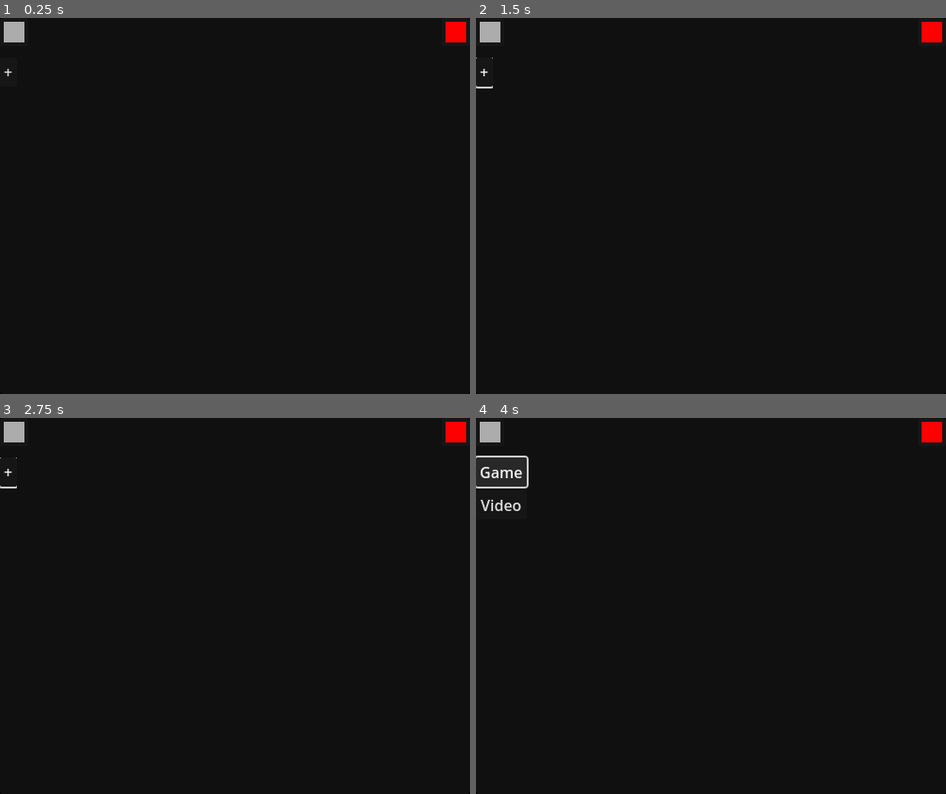
Above: before the commit, frames 1-4 (two rows, left to right).
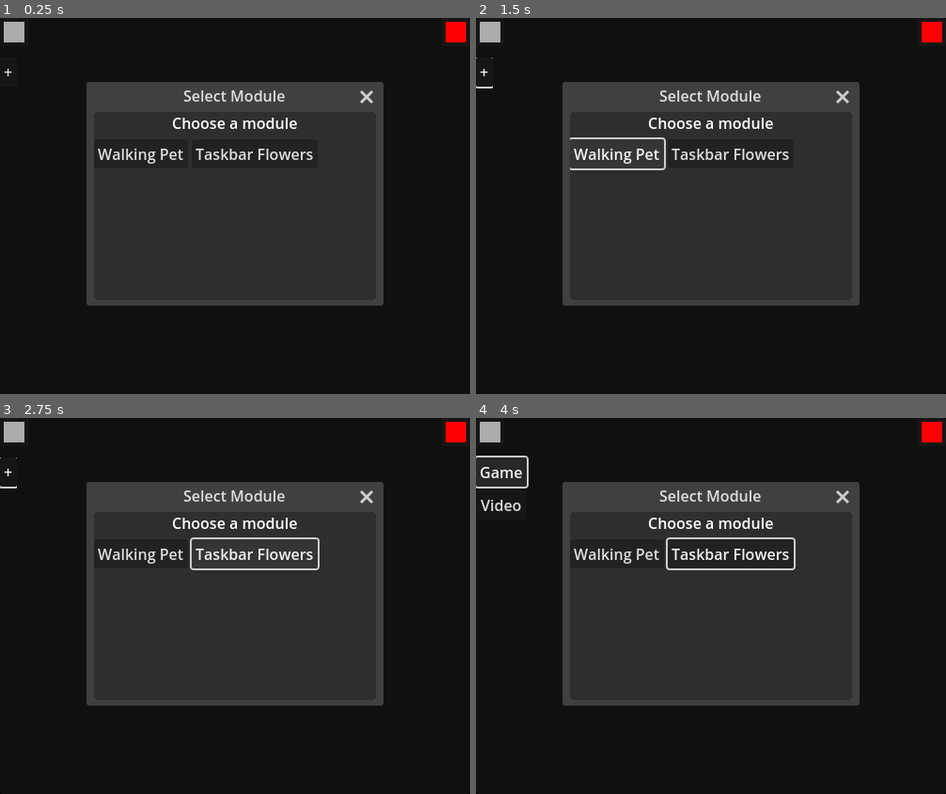
Above: after the commit, the same moments.

Repository: BoopEnthusiast/Desktop-Pet
Game: Godot game, scene res://main.tscn
Same seed, same stepped clock (60 frames per second), same inputs: the game is played once before the commit and once after it.
Inputs (mouse positions are in pixels of both pictures, inside the frame that each line leads up to):
- Up to frame 1 (0.25 s): no input
- Up to frame 2 (1.5 s): click "+" at 0.5 s; click (617, 153) at 1.25 s, where only the run after the commit has a clickable "Walking Pet"
- Up to frame 3 (2.75 s): click (253, 553) at 2 s, where only the run after the commit has a clickable "Taskbar Flowers"
- Up to frame 4 (4 s): click (490, 433) at 2.75 s; click "Game" at 3.5 s

The runs differ from the first frame. In frame 1, 35% of the frame differs, in the area x 18-82%, y 17-77%; in frame 2, 36%; in frame 3, 36%; in frame 4, 35%.

Commit message:
work on loading in modules

Diff:
--- /dev/null
+++ b/globals/module_manager.gd
@@ -0,0 +1,30 @@
+extends Node
+
+
+signal loaded_module()
+signal unloaded_module()
+
+var available_modules: Array[Dictionary] = [
+	{
+		"title": "Walking Pet",
+		"path": "res://walking_pet/walking_pet.tscn",
+	},
+	{
+		"title": "Taskbar Flowers",
+		"path": "res://taskbar_flowers/taskbar_flowers.tscn",
+	},
+]
+var loaded_modules: Array[Module] = []
+
+
+## Loads in a new module from the given path
+func load_module(path: String) -> void:
+	var new_module = load(path)
+	# TODO: Load in the module and do stuff properly
+	loaded_module.emit()
+
+
+## Unloads the given module by freeing it
+func unload_module(module: Module) -> void:
+	loaded_modules[loaded_modules.find(module)].queue_free()
+	unloaded_module.emit()
--- a/main.gd
+++ b/main.gd
@@ -8,3 +8,4 @@
 func _input(event: InputEvent) -> void:
 	if event.is_action_pressed("escape"):
 		menu.visible = true
+		get_window().size = Vector2i(500, 400)
--- a/menu.gd
+++ b/menu.gd
@@ -12,6 +12,7 @@
 
 func _on_close_pressed():
 	visible = false
+	get_window().size = Vector2i.ZERO
 
 
 func _on_settings_pressed() -> void:
--- /dev/null
+++ b/modules/add_module_select.gd
@@ -0,0 +1,25 @@
+class_name AddModuleSelectDialog
+extends Window
+
+
+@onready var grid_container: GridContainer = $PanelContainer/Control/GridContainer
+
+
+func _ready() -> void:
+	for module: Dictionary in ModuleManager.available_modules:
+		var new_button: Button = Button.new()
+		new_button.text = module["title"]
+		print(module["title"])
+
+		new_button.pressed.connect(_on_module_button_pressed.bind(new_button))
+
+		grid_container.add_child(new_button)
+
+
+func _on_module_button_pressed(button_pressed: Button) -> void:
+	# Get the path of the available module with the same title as the pressed button
+	var module_path = ModuleManager.available_modules[ModuleManager.available_modules.find_custom(
+		func(val): return true if val["title"] == button_pressed.text else false
+	)]["path"]
+
+	ModuleManager.load_module(module_path)
--- a/modules/modules.gd
+++ b/modules/modules.gd
@@ -1,2 +1,9 @@
 class_name Modules
 extends HSplitContainer
+
+
+@onready var add_module_select: AddModuleSelectDialog = $AddModuleSelect
+
+
+func _on_add_module_pressed() -> void:
+	add_module_select.visible = true
--- a/modules/modules.tscn
+++ b/modules/modules.tscn
@@ -1,6 +1,7 @@
-[gd_scene load_steps=2 format=3 uid="uid://cknlqjlvwsb"]
+[gd_scene load_steps=3 format=3 uid="uid://cknlqjlvwsb"]
 
 [ext_resource type="Script" uid="uid://dqrn5qo5fshqe" path="res://modules/modules.gd" id="1_63utg"]
+[ext_resource type="Script" uid="uid://bo3wx7gyi7y5p" path="res://modules/add_module_select.gd" id="2_3vfr5"]
 
 [node name="Modules" type="HSplitContainer"]
 anchors_preset = 15
@@ -26,3 +27,44 @@
 layout_mode = 2
 size_flags_horizontal = 3
 horizontal_scroll_mode = 0
+
+[node name="ModuleSettings" type="VBoxContainer" parent="ScrollContainer"]
+layout_mode = 2
+
+[node name="AddModuleSelect" type="Window" parent="."]
+title = "Select Module"
+initial_position = 4
+size = Vector2i(300, 200)
+always_on_top = true
+script = ExtResource("2_3vfr5")
+
+[node name="PanelContainer" type="PanelContainer" parent="AddModuleSelect"]
+anchors_preset = 15
+anchor_right = 1.0
+anchor_bottom = 1.0
+grow_horizontal = 2
+grow_vertical = 2
+
+[node name="Control" type="Control" parent="AddModuleSelect/PanelContainer"]
+layout_mode = 2
+
+[node name="GridContainer" type="GridContainer" parent="AddModuleSelect/PanelContainer/Control"]
+layout_mode = 1
+anchors_preset = 15
+anchor_right = 1.0
+anchor_bottom = 1.0
+offset_top = 29.0
+grow_horizontal = 2
+grow_vertical = 2
+columns = 3
+
+[node name="Label" type="Label" parent="AddModuleSelect/PanelContainer/Control"]
+layout_mode = 1
+anchors_preset = 10
+anchor_right = 1.0
+offset_bottom = 23.0
+grow_horizontal = 2
+text = "Choose a module"
+horizontal_alignment = 1
+
+[connection signal="pressed" from="ScrollContainer2/ModulesList/AddModule" to="." method="_on_add_module_pressed"]
--- a/project.godot
+++ b/project.godot
@@ -20,6 +20,7 @@
 Config="*res://globals/config.gd"
 Utilities="*res://globals/utilities.gd"
 Nodes="*res://globals/nodes.gd"
+ModuleManager="*res://globals/module_manager.gd"
 
 [display]
 
--- a/settings/settings_panel.tscn
+++ b/settings/settings_panel.tscn
@@ -3,6 +3,11 @@
 [ext_resource type="Script" uid="uid://b3a4xoog6hvm4" path="res://settings/settings_panel.gd" id="1_pistf"]
 
 [node name="SettingsPanel" type="ScrollContainer"]
+anchors_preset = 15
+anchor_right = 1.0
+anchor_bottom = 1.0
+grow_horizontal = 2
+grow_vertical = 2
 horizontal_scroll_mode = 0
 script = ExtResource("1_pistf")
 
--- a/settings/settings_panel_game.tscn
+++ b/settings/settings_panel_game.tscn
@@ -4,10 +4,5 @@
 [ext_resource type="Script" uid="uid://lwkqkqo5mue8" path="res://settings/settings_panel_game.gd" id="2_5lkxd"]
 
 [node name="SettingsPanelGame" instance=ExtResource("1_g12ob")]
-anchors_preset = 15
-anchor_right = 1.0
-anchor_bottom = 1.0
-grow_horizontal = 2
-grow_vertical = 2
 script = ExtResource("2_5lkxd")
 config_file_name = "game.cfg"
--- a/settings/settings_panel_video.tscn
+++ b/settings/settings_panel_video.tscn
@@ -5,11 +5,6 @@
 [ext_resource type="PackedScene" uid="uid://fca4dmjpfsag" path="res://settings/setting.tscn" id="2_qyhq5"]
 
 [node name="SettingsPanelVideo" instance=ExtResource("1_fhj1w")]
-anchors_preset = 15
-anchor_right = 1.0
-anchor_bottom = 1.0
-grow_horizontal = 2
-grow_vertical = 2
 script = ExtResource("2_7ins2")
 msaa = 1
 ssaa = false
Not shown, added: globals/module_manager.gd.uid
Not shown, added: modules/add_module_select.gd.uid
